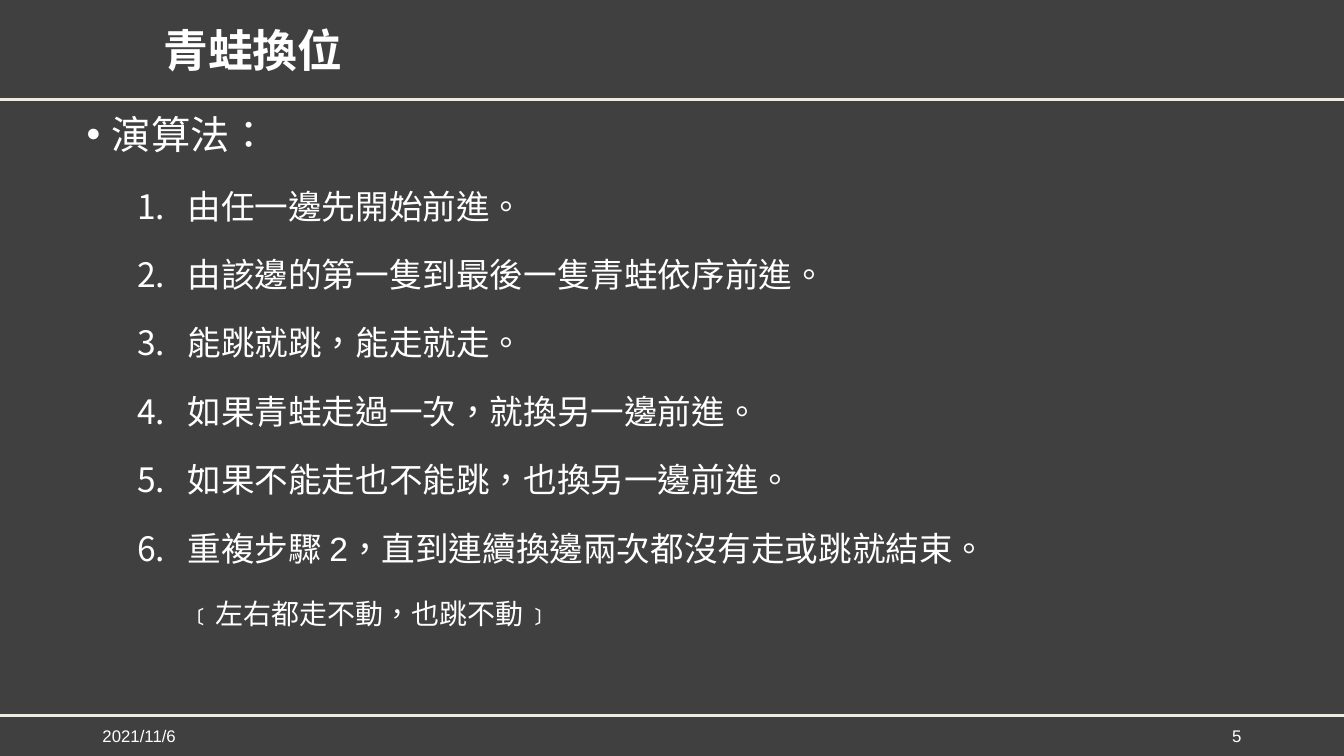
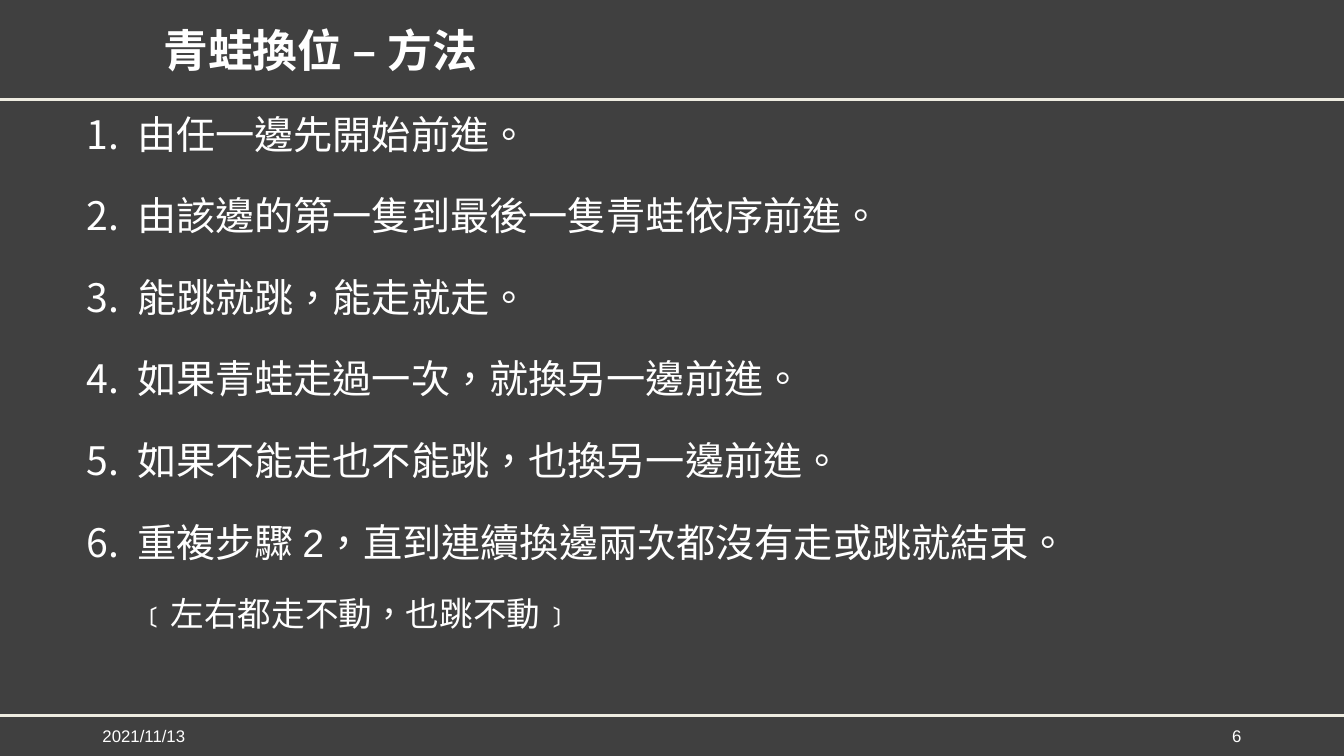
Before and after one commit to YuCheng21/nkust-genetic-algorithm, a slide deck: slide 6 of mid_project/GA_Mid_Report.pptx (slide 5 before the commit). Drawn at 1344x756 pixels with LibreOffice and Linux fonts; fonts in the diff are those of the drawing; background and template pictures are left out. Boxes give left, top, right and bottom in pixels: in the first picture for what was removed or moved away, otherwise in the second. Text is boxed around its words. In the diff, an @@ line names an element or a change of style, - is before the commit and + after.

```diff
--- a/mid_project/GA_Mid_Report.pptx
+++ b/mid_project/GA_Mid_Report.pptx
@@ title at (163, 28, 477, 72): text changed @@
-青蛙換位
+青蛙換位 – 方法
@@ text "由任一邊先開始前進。" at (137, 116, 1068, 629): size 24 to 28 pt in "由任一邊先開始前進。", "由該邊的第一隻到最後一隻青蛙依序前進。", "能跳就跳，能走就走。", "如果青蛙走過一次，就換另一邊前進。" and 2 more places; size 20 to 24 pt in "﹝左右都走不動，也跳不動﹞"; list level 2 to 1 in "由任一邊先開始前進。"; list level 2 to 1 in "由該邊的第一隻到最後一隻青蛙依序前進。"; list level 2 to 1 in "能跳就跳，能走就走。"; list level 2 to 1 in "如果青蛙走過一次，就換另一邊前進。"; list level 2 to 1 in "如果不能走也不能跳，也換另一邊前進。"; list level 2 to 1 in "重複步驟 2，直到連續換邊兩次都沒有走或跳就結束。"; list level 3 to 2 in "﹝左右都走不動，也跳不動﹞" @@
@@ text at (112, 116, 269, 152): paragraph removed @@
-• 演算法：
@@ text at (102, 730, 185, 742): text changed @@
-2021/11/6
+2021/11/13
@@ page number at (1232, 730, 1241, 742): text changed @@
-5
+6
```
Also in this commit, not shown: 45 other slides changed, 9 slides added.
